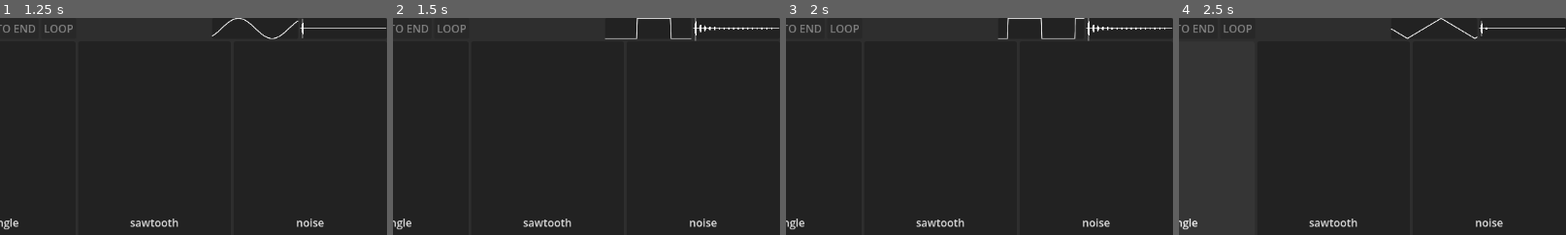
Above: before the commit, frames 1-4 (left to right).
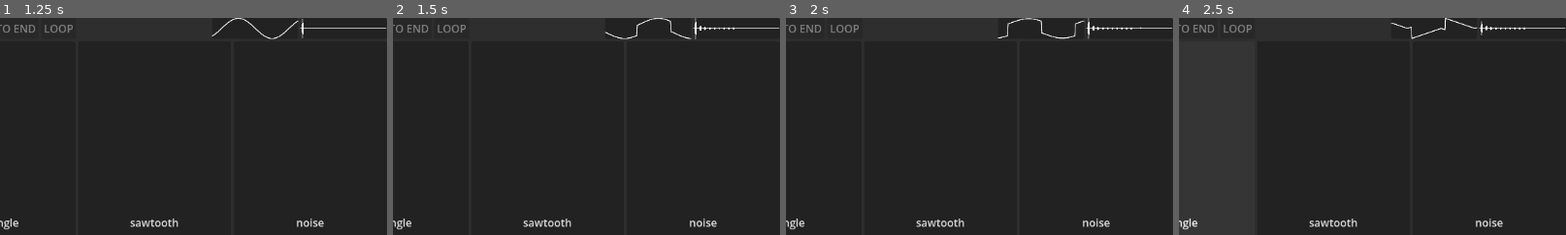
Above: after the commit, the same moments.

Repository: sharkaccino/bitwise
Game: Godot game, scene res://main.tscn
Same seed, same stepped clock (60 frames per second), same inputs: the game is played once before the commit and once after it.
Inputs:
- Up to frame 1 (1.25 s): click "sine" at 0.5 s
- Up to frame 2 (1.5 s): click "pulse" at 1.25 s
- Up to frame 3 (2 s): no input
- Up to frame 4 (2.5 s): click "triangle" at 2 s
The pictures show only the part of the screen within x 50-100%, y 0-50%; the shares and areas given below are measured in that part.

Frame 1 is identical in both runs. In frame 2, 0.3% of the frame differs, in the area x 54-98%, y 0-11%; in frame 3, 0.4%; in frame 4, 0.5%, in the area x 54-90%, y 0-10%.

Commit message:
add temporary attack/release to test sounds
Signed-off-by: Jackie <sharkaccino@fastmail.com>

Diff:
--- a/main.tscn
+++ b/main.tscn
@@ -11,6 +11,7 @@
 [ext_resource type="Script" uid="uid://dtqs76fl5dgb7" path="res://scripts/master_volume.gd" id="8_kek77"]
 
 [sub_resource type="AudioStreamGenerator" id="AudioStreamGenerator_0xm2m"]
+buffer_length = 1.0
 
 [sub_resource type="LabelSettings" id="LabelSettings_7dm0k"]
 font_size = 12
--- a/scripts/noise_test.gd
+++ b/scripts/noise_test.gd
@@ -13,8 +13,14 @@
 	var frames_available = playback.get_frames_available()
 	#print(frames_available)
 
+	var attack = round(frames_available * 0.015)
+	var release = round(frames_available * 0.2)
+
 	var current_freq = Vector2.ONE * (randf() * 2 - 1)
 	for i in range(frames_available):
+		var level = min(1.0, 1 / (attack / i))
+		level = level - max(0, ((i - (frames_available - release)) / release))
+
 		if i % roundi(sample_hz / %TEMP_Frequency.value) == 0:
-			current_freq = Vector2.ONE * (randf() * 2 - 1)
-		playback.push_frame(current_freq)
+			current_freq = Vector2.ONE * (randf() * 2 - 1) * level
+		playback.push_frame(current_freq * level)
--- a/scripts/pulse_test.gd
+++ b/scripts/pulse_test.gd
@@ -16,8 +16,14 @@
 	var frames_available = playback.get_frames_available()
 	#print(frames_available)
 
+	var attack = round(frames_available * 0.015)
+	var release = round(frames_available * 0.2)
+
 	# pulse wave
 	var duty_cycle = (2 * spinbox.value / 100) - 1
 	for i in range(frames_available):
-		playback.push_frame(Vector2.ONE * (1 if sin(phase * TAU) >= duty_cycle else -1))
+		var level = min(1.0, 1 / (attack / i))
+		level = level - max(0, ((i - (frames_available - release)) / release))
+
+		playback.push_frame(Vector2.ONE * (1 if sin(phase * TAU) >= duty_cycle else -1) * level)
 		phase = fmod(phase + increment, 1.0)
--- a/scripts/sawtooth_test.gd
+++ b/scripts/sawtooth_test.gd
@@ -15,7 +15,13 @@
 	var frames_available = playback.get_frames_available()
 	#print(frames_available)
 
+	var attack = round(frames_available * 0.015)
+	var release = round(frames_available * 0.2)
+
 	# sawtooth wave
 	for i in range(frames_available):
-		playback.push_frame(Vector2.ONE * (((fmod(i * -1, increment) / increment) * 2.0) + 1.0) )
+		var level = min(1.0, 1 / (attack / i))
+		level = level - max(0, ((i - (frames_available - release)) / release))
+
+		playback.push_frame(Vector2.ONE * (((fmod(i * -1, increment) / increment) * 2.0) + 1.0) * level)
 		phase = fmod(phase + increment, 1.0)
--- a/scripts/sine_test.gd
+++ b/scripts/sine_test.gd
@@ -15,7 +15,13 @@
 	var frames_available = playback.get_frames_available()
 	#print(frames_available)
 
+	var attack = round(frames_available * 0.015)
+	var release = round(frames_available * 0.2)
+
 	# sine wave
 	for i in range(frames_available):
-		playback.push_frame(Vector2.ONE * sin(phase * TAU))
+		var level = min(1.0, 1 / (attack / i))
+		level = level - max(0, ((i - (frames_available - release)) / release))
+
+		playback.push_frame(Vector2.ONE * sin(phase * TAU) * level)
 		phase = fmod(phase + increment, 1.0)
--- a/scripts/triangle_test.gd
+++ b/scripts/triangle_test.gd
@@ -15,10 +15,16 @@
 	var frames_available = playback.get_frames_available()
 	#print(frames_available)
 
+	var attack = round(frames_available * 0.015)
+	var release = round(frames_available * 0.2)
+
 	# triangle wave
 	for i in range(frames_available):
+		var level = min(1.0, 1 / (attack / i))
+		level = level - max(0, ((i - (frames_available - release)) / release))
+
 		# normal
-		playback.push_frame(Vector2.ONE * (abs((fmod(i, increment) / increment) * 2 - 1) * 2 - 1))
+		playback.push_frame(Vector2.ONE * (abs((fmod(i, increment) / increment) * 2 - 1) * 2 - 1) * level)
 		# 2A03
-		#playback.push_frame(Vector2.ONE * snappedf(abs((fmod(i, increment) / increment) * 2 - 1) * 2 - 1, 1.0 / 8))
+		#playback.push_frame(Vector2.ONE * snappedf(abs((fmod(i, increment) / increment) * 2 - 1) * 2 - 1, 1.0 / 8) * level)
 		phase = fmod(phase + increment, 1.0)
